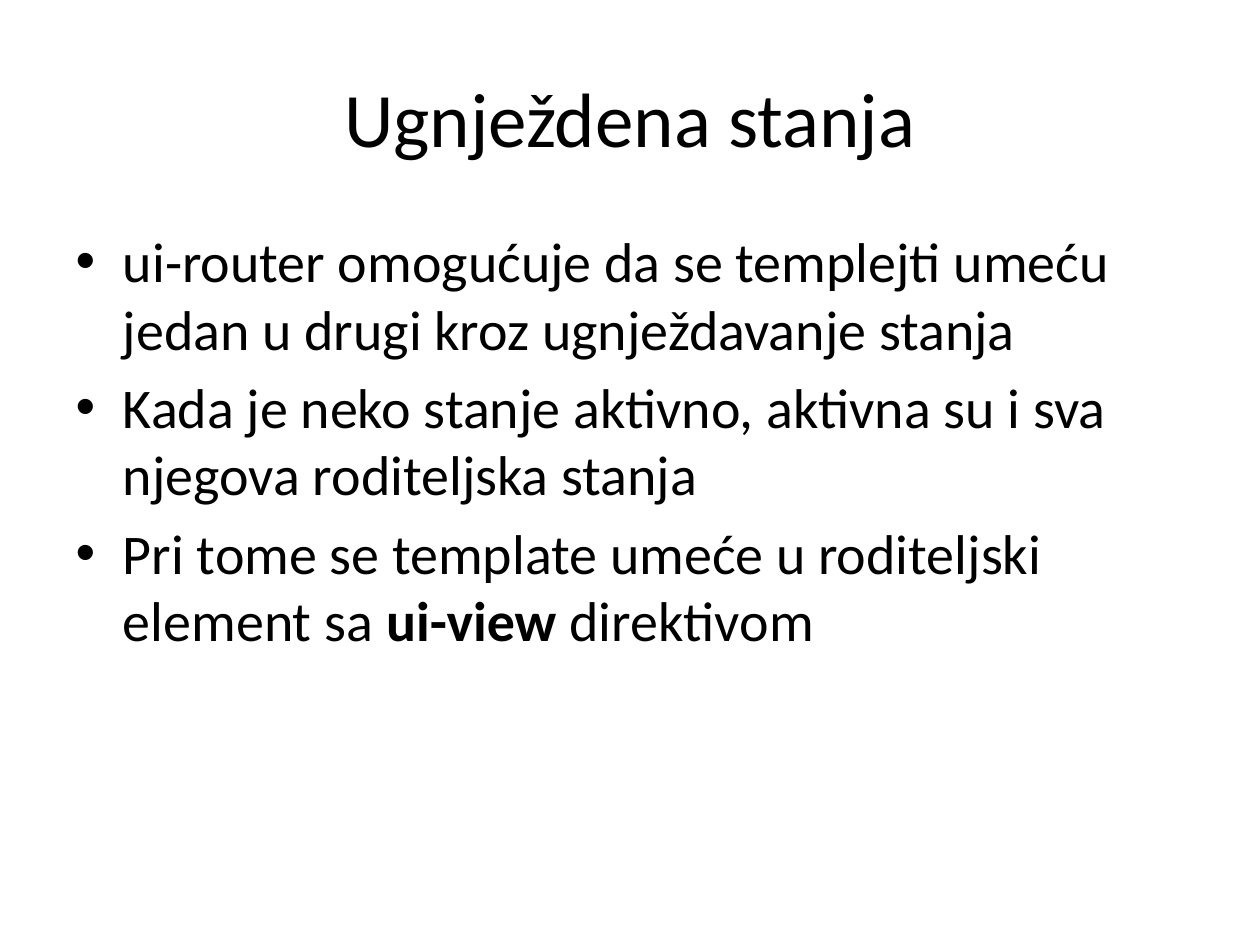
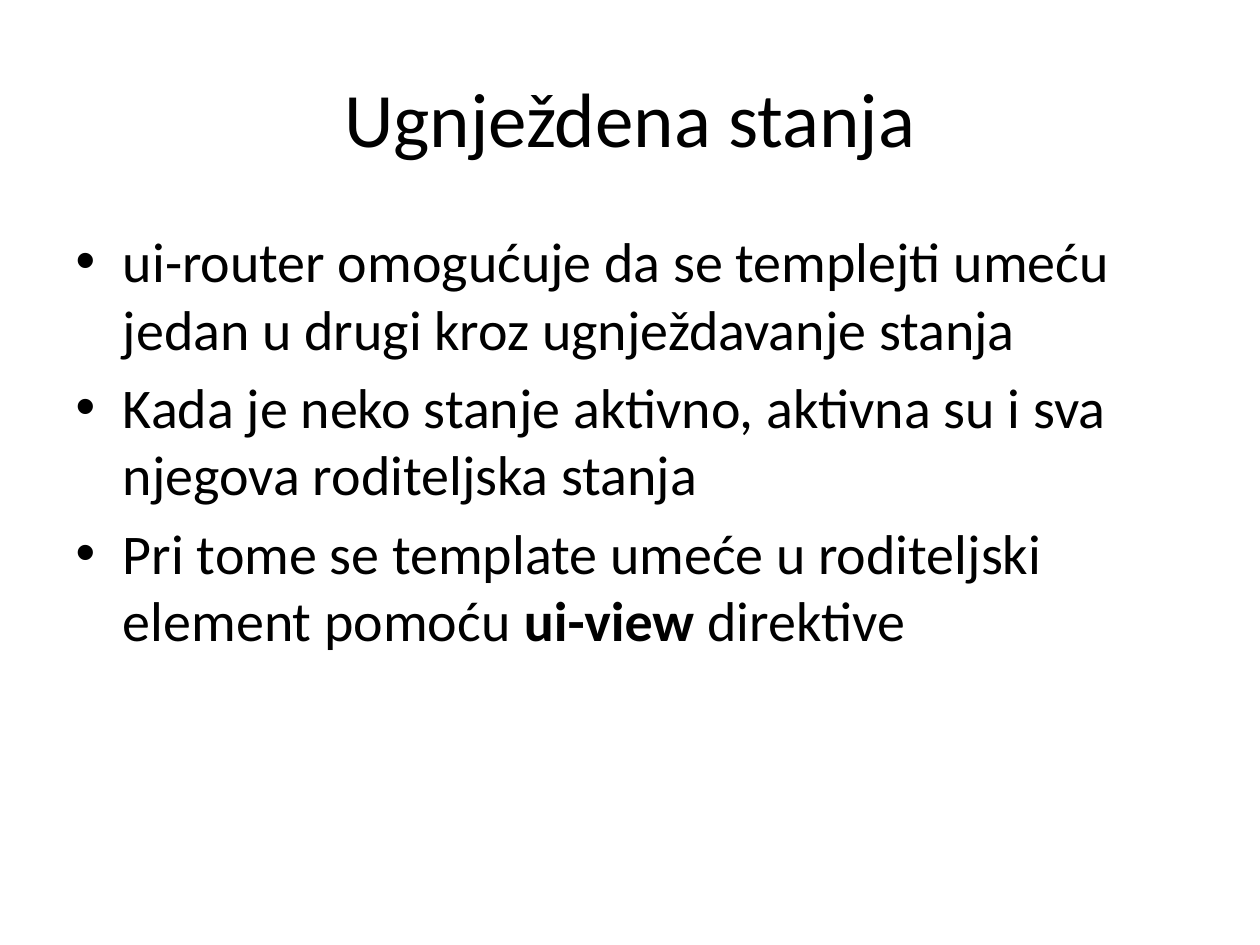
Before and after one commit to XWS2016/AngularJS, a slide deck: slide 26 of 04_Rutiranje/04 rutiranje.pptx. Drawn at 1260x945 pixels with LibreOffice and Linux fonts; fonts in the diff are those of the drawing. Boxes give left, top, right and bottom in pixels: in the first picture for what was removed or moved away, otherwise in the second. Text is boxed around its words. In the diff, an @@ line names an element or a change of style, - is before the commit and + after.

```diff
--- a/04_Rutiranje/04 rutiranje.pptx
+++ b/04_Rutiranje/04 rutiranje.pptx
@@ text at bbox=[123, 535, 1041, 650]: text changed @@
-• Pri tome se template umeće u roditeljski element sa ui-view direktivom
+• Pri tome se template umeće u roditeljski element pomoću ui-view direktive
```
Also in this commit, not shown: 3 other slides changed, 29 other files.
